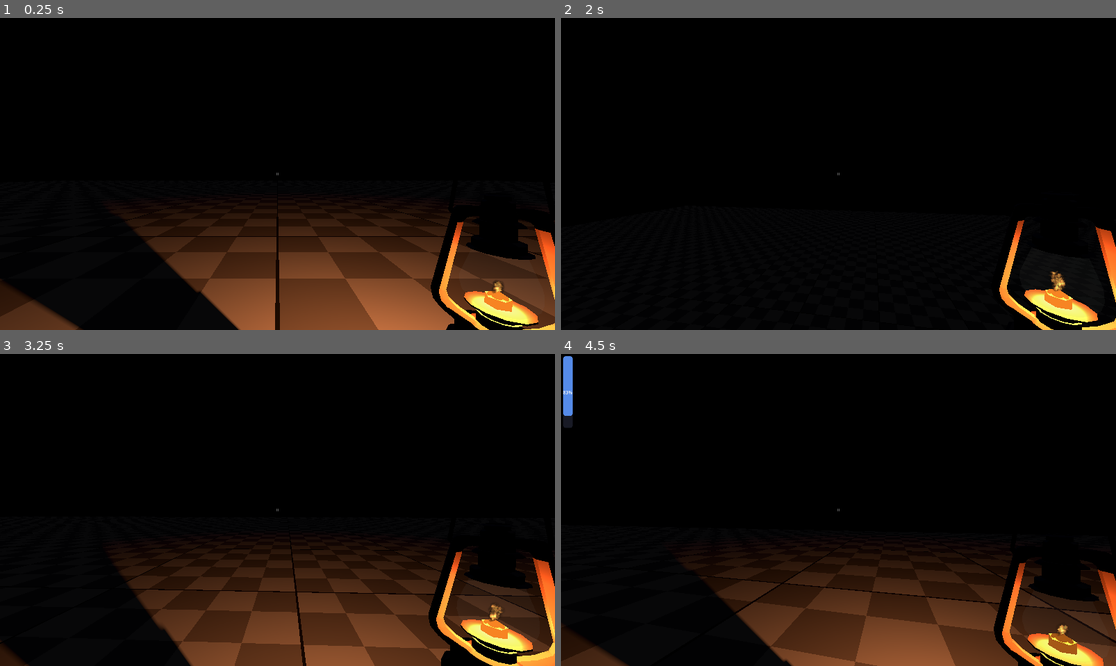
Above: before the commit, frames 1-4 (two rows, left to right).
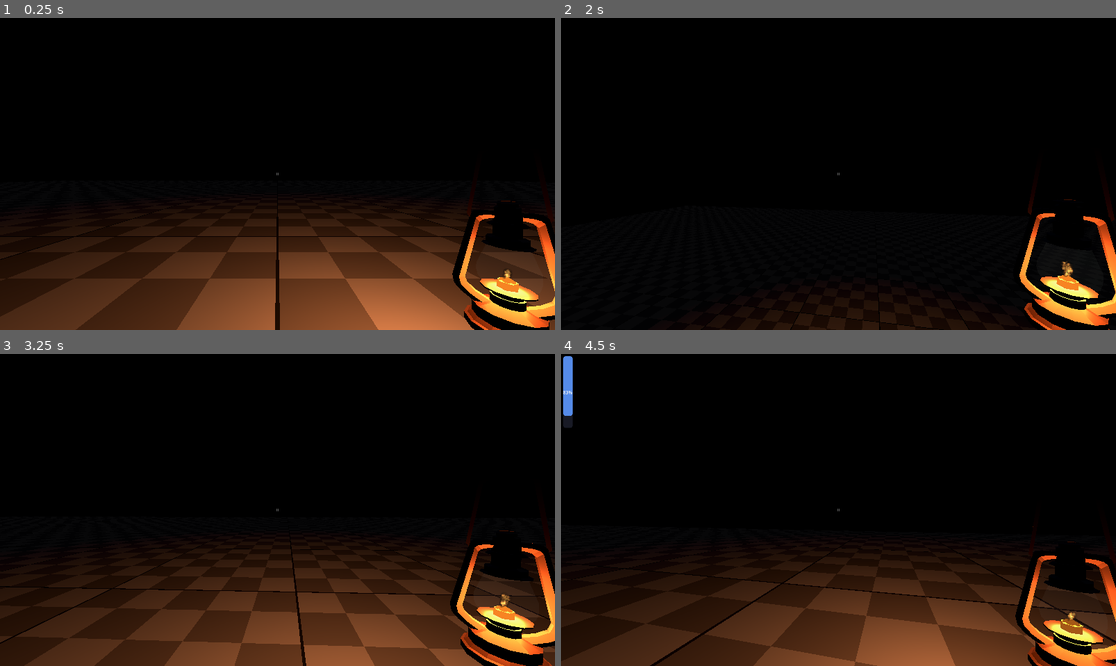
Above: after the commit, the same moments.

Repository: Aaron-Massey/untitledMazeGame
Game: Godot game, scene res://main.tscn
Two runs of this game, one before a commit and one after it. Both use one fixed random seed, a clock stepped at 60 frames per second and the inputs below.
Inputs (mouse positions are in pixels of both pictures, inside the frame that each line leads up to):
- Up to frame 1 (0.25 s): no input
- Up to frame 2 (2 s): tap Enter at 0.5 s; move the mouse to (866, 174) at 0.52 s; hold W (move_up) from 0.53 s (still down); tap Q (lantern) at 0.6, 1.55 s; tap Space (jump) at 0.77, 1.52 s; tap R (debug_reset) at 1.25 s; move the mouse to (810, 174) at 1.27 s; click (810, 174) at 1.35 s
- Up to frame 3 (3.25 s): keep holding W (move_up); move the mouse to (288, 503) at 2.02 s; tap E (interact) at 2.1 s; tap Q (lantern) at 2.3, 2.85 s; move the mouse to (271, 516) at 2.77 s; tap Space (jump) at 3.02 s
- Up to frame 4 (4.5 s): keep holding W (move_up); move the mouse to (877, 513) at 3.52 s; hold Shift (move_sprint) 3.53-4.28 s; tap Space (jump) at 3.77 s; tap Q (lantern) at 3.8, 4.35 s; move the mouse to (794, 506) at 4.27 s

The runs differ from the first frame. In frame 1, 14% of the frame differs, in the area x 0-100%, y 58-100%; in frame 2, 4.6%; in frame 3, 12%; in frame 4, 12%.

Commit message:
Added pivot arm for lantern when colliding with objects to keep it visible

Diff:
--- a/assets/playerCharacter/Character.tscn
+++ b/assets/playerCharacter/Character.tscn
@@ -20,6 +20,7 @@
 
 [node name="MeshInstance3D" type="MeshInstance3D" parent="." unique_id=2124359531]
 transform = Transform3D(1, 0, 0, 0, 1, 0, 0, 0, 1, 0, 1, 0)
+cast_shadow = 0
 mesh = SubResource("CapsuleMesh_to3e8")
 skin = SubResource("Skin_bli80")
 
@@ -39,8 +40,13 @@
 
 [node name="UI (NON-INTERACTIVE)" parent="." unique_id=1016864372 instance=ExtResource("2_kvk7c")]
 
+[node name="SpringArm3D" type="SpringArm3D" parent="." unique_id=793623284]
+transform = Transform3D(-0.65554523, 0, 0.755156, 0, 1, 0, -0.755156, 0, -0.65554523, 0.355, 1.3, -0.326)
+
+[node name="TargetPoint" type="Marker3D" parent="SpringArm3D" unique_id=599060008]
+
 [node name="Lantern" type="Node3D" parent="." unique_id=1691315242]
-transform = Transform3D(0.82132846, 0, -0.57045555, 0, 1, 0, 0.57045555, 0, 0.82132846, 0.8260112, 0.8585241, -0.7614727)
+transform = Transform3D(0.781662, 0, -0.62370217, 0, 1, 0, 0.62370217, 0, 0.781662, 0.28622505, 0.8585241, -0.22221681)
 script = ExtResource("2_7f6i5")
 
 [node name="OmniLight3D" type="OmniLight3D" parent="Lantern" unique_id=1276087575]
--- a/assets/playerCharacter/lantern.gd
+++ b/assets/playerCharacter/lantern.gd
@@ -2,10 +2,14 @@
 
 @export var lantern_on = true
 @onready var oil_lantern = $"Sketchfab_Scene/Sketchfab_model/4b17dd9eba0245778cead7ee8fe19576_fbx/RootNode/Oil Lantern"
+@onready var target = $"../SpringArm3D/TargetPoint"
 
 func _ready() -> void:
 	$OmniLight3D.light_energy = 3.0 if lantern_on else 0.0
 	oil_lantern.set_lit(1.0 if lantern_on else 0.0)
+
+func _process(delta):
+	global_transform.origin = target.global_transform.origin + Vector3(0, -0.5, 0)
 
 func _input(event: InputEvent) -> void:
 
--- a/assets/playerCharacter/lantern_model.tscn
+++ b/assets/playerCharacter/lantern_model.tscn
@@ -65,6 +65,15 @@
 [node name="Oil Lantern" parent="Sketchfab_model/4b17dd9eba0245778cead7ee8fe19576_fbx/RootNode" parent_id_path=PackedInt32Array(1678809195) index="0" unique_id=1509452476]
 script = ExtResource("2_6d7x3")
 
+[node name="Oil Lantern_oil lantern_0" parent="Sketchfab_model/4b17dd9eba0245778cead7ee8fe19576_fbx/RootNode/Oil Lantern" index="0" unique_id=1608251356]
+cast_shadow = 0
+
+[node name="Oil Lantern_glass_0" parent="Sketchfab_model/4b17dd9eba0245778cead7ee8fe19576_fbx/RootNode/Oil Lantern" index="1" unique_id=1292494145]
+cast_shadow = 0
+
+[node name="Oil Lantern_oil lantern light_0" parent="Sketchfab_model/4b17dd9eba0245778cead7ee8fe19576_fbx/RootNode/Oil Lantern" index="2" unique_id=624144948]
+cast_shadow = 0
+
 [node name="GPUParticles3D" type="GPUParticles3D" parent="Sketchfab_model/4b17dd9eba0245778cead7ee8fe19576_fbx/RootNode/Oil Lantern" index="3" unique_id=134405004]
 transform = Transform3D(0.57124597, 0, 0, 0, -0.029439474, -0.5997399, 0, 0.99956685, -0.017663663, 0, -2.7237587e-07, 4.1795793)
 material_override = SubResource("StandardMaterial3D_bj5nw")
